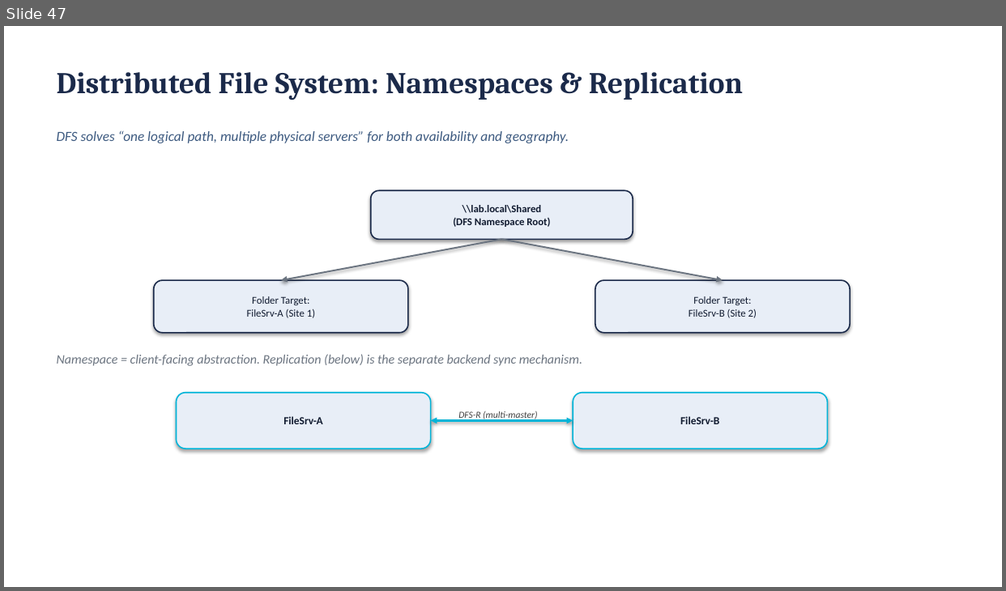
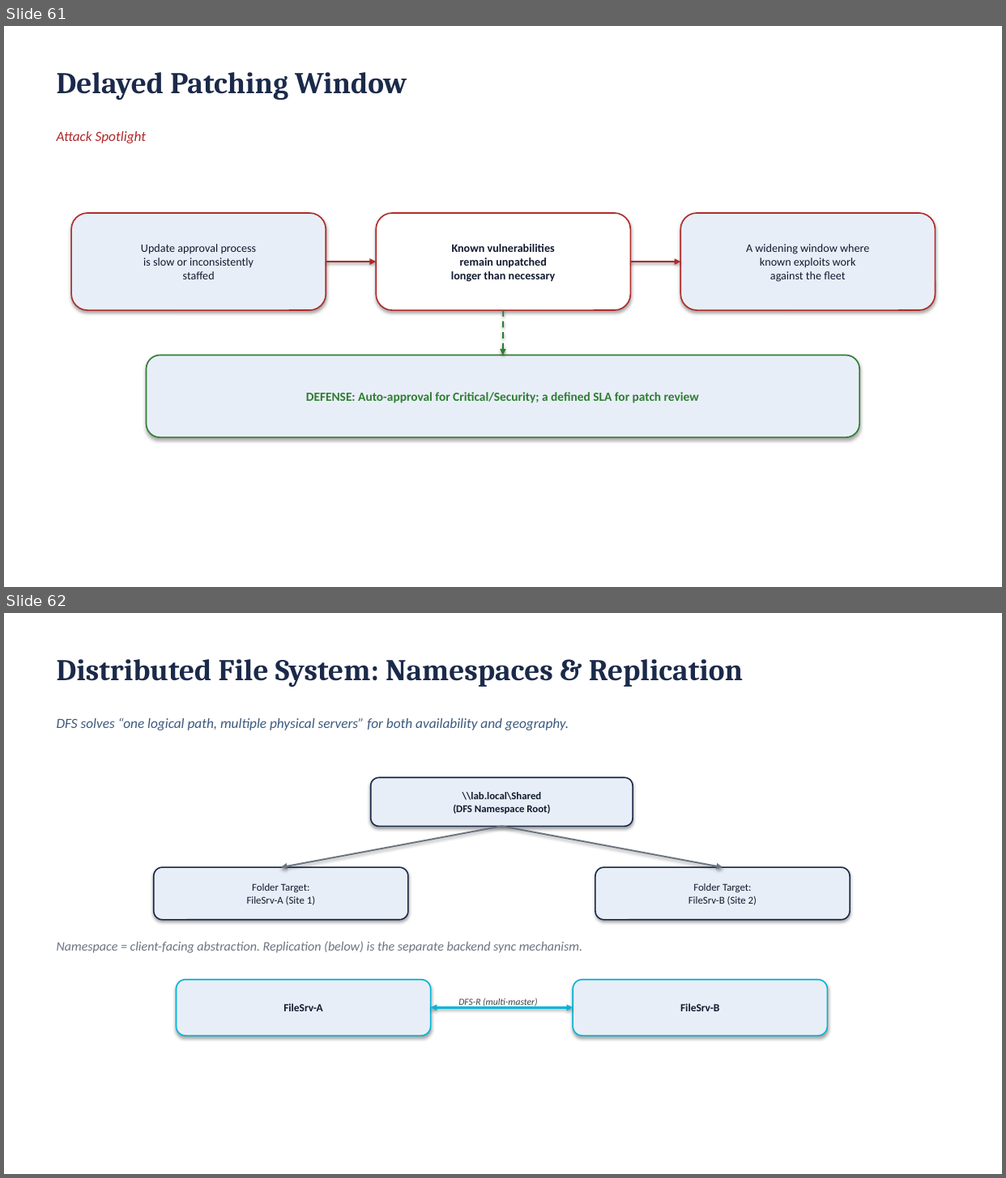
Before and after one commit to BYU-CYBER-444/byu-cyber-444.github.io, a slide deck: lectures/CYBER444_Week03_Windows_Server_Administration.pptx. Shown one above the other, each under a label of ours: slide 47 before the commit, slides 61 and 62 after it. The pictures are 1006x591 and 1006x1178 pixels, drawn with LibreOffice and Linux fonts; fonts in the diff are those of the drawing. Boxes give left, top, right and bottom in pixels: in the first picture for what was removed or moved away, otherwise in the second. Text is boxed around its words. In the diff, an @@ line names an element or a change of style, - is before the commit and + after.

```diff
--- a/lectures/CYBER444_Week03_Windows_Server_Administration.pptx
+++ b/lectures/CYBER444_Week03_Windows_Server_Administration.pptx
@@ slide 61 added at (x1=4, y1=26, x2=1002, y2=587), background #FFFFFF @@
@@ text added at (x1=57, y1=72, x2=407, y2=100), 29 pt, text #1B2A4A, bold @@
+Delayed Patching Window
@@ text added at (x1=57, y1=131, x2=146, y2=143), 13.5 pt, text #B02A2A, italic @@
+Attack Spotlight
@@ rounded rectangle added at (x1=71, y1=213, x2=326, y2=310), fill #E8EEF7, outline #B02A2A 1.25 pt, 11 pt, text #111B30 @@
+Update approval process
+is slow or inconsistently
+staffed
@@ rounded rectangle added at (x1=376, y1=213, x2=631, y2=310), fill #FFFFFF, outline #B02A2A 1.25 pt, 11 pt, text #111B30, bold @@
+Known vulnerabilities
+remain unpatched
+longer than necessary
@@ rounded rectangle added at (x1=681, y1=213, x2=936, y2=310), fill #E8EEF7, outline #B02A2A 1.25 pt, 11 pt, text #111B30 @@
+A widening window where
+known exploits work
+against the fleet
@@ arrow added from (326, 262) to (376, 262), #B02A2A 2 pt @@
@@ arrow added from (631, 262) to (681, 262), #B02A2A 2 pt @@
@@ arrow added from (503, 310) to (503, 356), #2E7D32 1.5 pt dashed @@
@@ rounded rectangle added at (x1=147, y1=356, x2=859, y2=437), fill #E8EEF7, outline #2E7D32 1.25 pt, 12 pt, text #2E7D32, bold @@
+DEFENSE: Auto-approval for Critical/Security; a defined SLA for patch review
@@ what was slide 47 is now slide 62 @@
```
Also in this commit, not shown: 2 slides changed, 37 other slides added, 8 slides removed.
